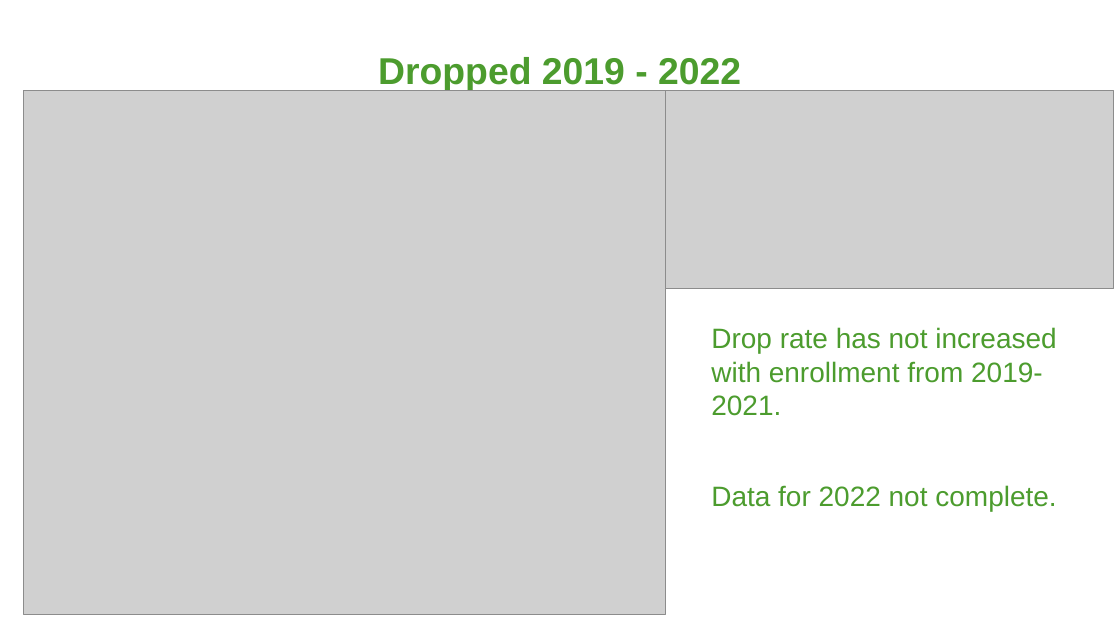
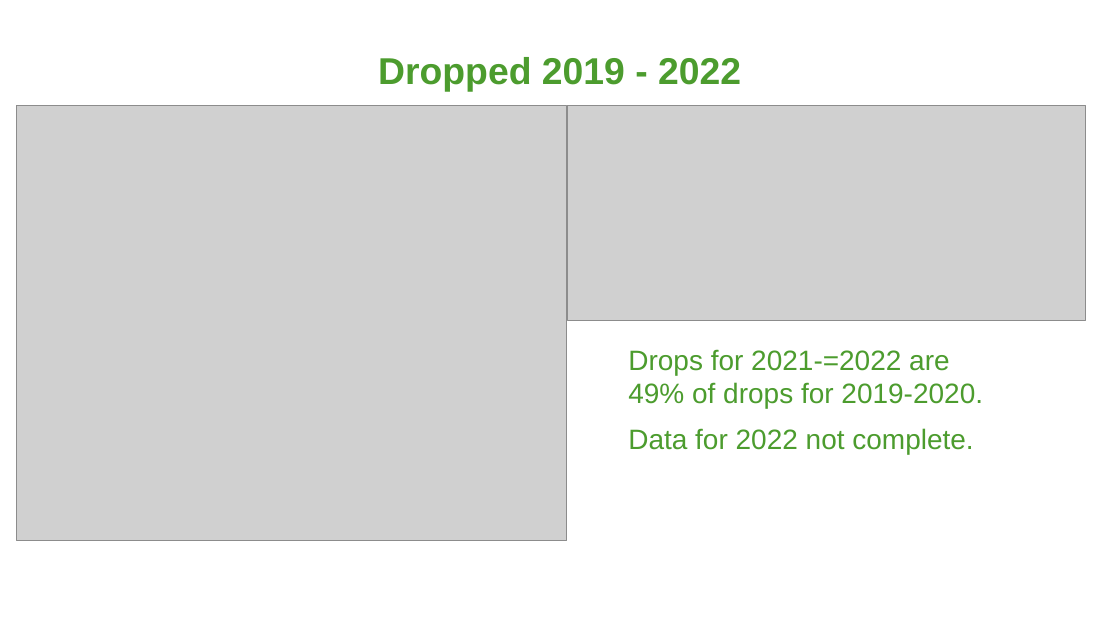
Before and after one commit to RossHyman/Springboard, a slide deck: slide 9 of Truman/Hyman_ECE Data Strategist Task 090622.pptx. Drawn at 1120x630 pixels with LibreOffice and Linux fonts; fonts in the diff are those of the drawing; grey boxes stand for pictures; background and template pictures are left out. Boxes give left, top, right and bottom in pixels: in the first picture for what was removed or moved away, otherwise in the second. Text is boxed around its words. In the diff, an @@ line names an element or a change of style, - is before the commit and + after.

Commit message:
enrollment and sort fixed

```diff
--- a/Truman/Hyman_ECE Data Strategist Task 090622.pptx
+++ b/Truman/Hyman_ECE Data Strategist Task 090622.pptx
@@ picture: place and size @@
-picture at (24, 91, 665, 615)
+picture at (17, 105, 567, 540)
@@ picture: place and size @@
-picture at (665, 90, 1114, 289)
+picture at (568, 105, 1086, 320)
@@ text "Drops for 2021-=2022 are 49% ...": place and size @@
-text "Drops for 2021-=2022 are 49% ..." at (711, 327, 1056, 511)
+text "Drops for 2021-=2022 are 49% ..." at (628, 349, 983, 454)
@@ text at (628, 349, 983, 408): text changed @@
-Drop rate has not increased with enrollment from 2019-2021.
+Drops for 2021-=2022 are 49% of drops for 2019-2020.
```
Also in this commit, not shown: 8 other slides changed, 1 slide added, 1 slide removed, 4 other files.
